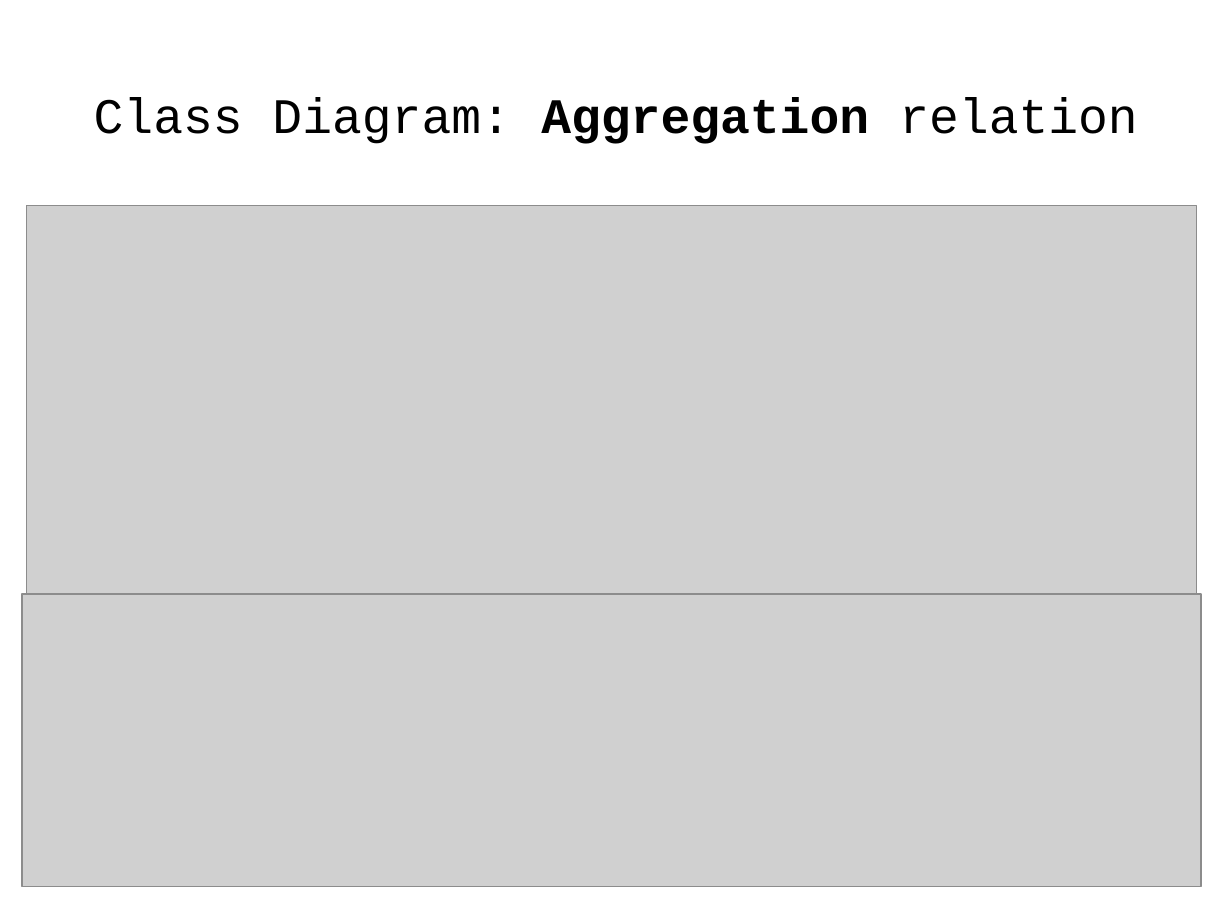
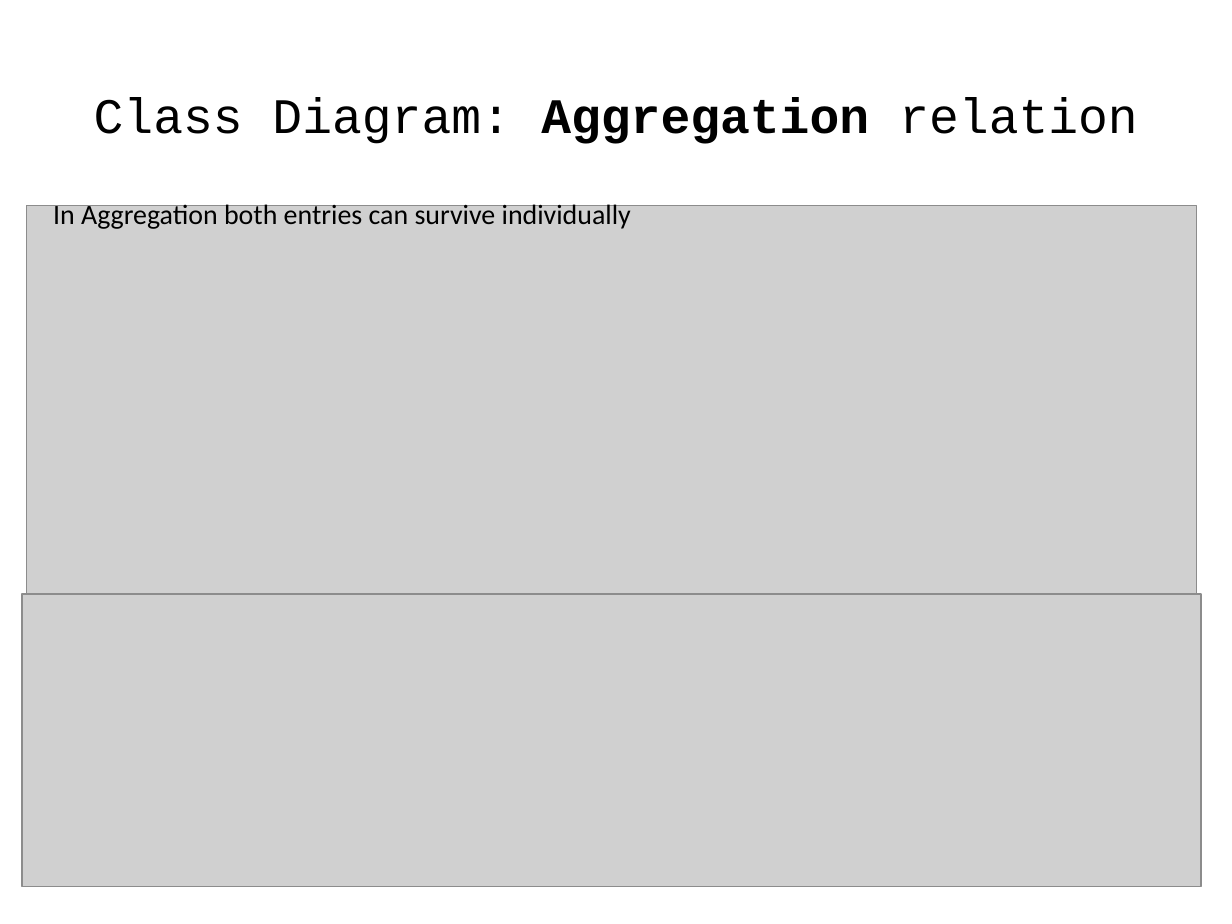
Before and after one commit to j-avdeev/EnterpriseSystemsDevelopment, a slide deck: slide 31 of Lec5 - UML-Requirements-Use Case/Enterprise System Development - lec day5 - UML-Requirements-Use Case.odp (slide 32 before the commit). Drawn at 1232x924 pixels with LibreOffice and Linux fonts; fonts in the diff are those of the drawing; grey boxes stand for pictures. Boxes give left, top, right and bottom in pixels: in the first picture for what was removed or moved away, otherwise in the second. Text is boxed around its words. In the diff, an @@ line names an element or a change of style, - is before the commit and + after.

```diff
--- a/Lec5 - UML-Requirements-Use Case/Enterprise System Development - lec day5 - UML-Requirements-Use Case.odp
+++ b/Lec5 - UML-Requirements-Use Case/Enterprise System Development - lec day5 - UML-Requirements-Use Case.odp
@@ text added at (x1=53, y1=201, x2=631, y2=229), 18 pt, text #000000 @@
+In Aggregation both entries can survive individually
```
Also in this commit, not shown: 1 other slide changed, 2 slides added, 3 slides removed, 1 other file.
